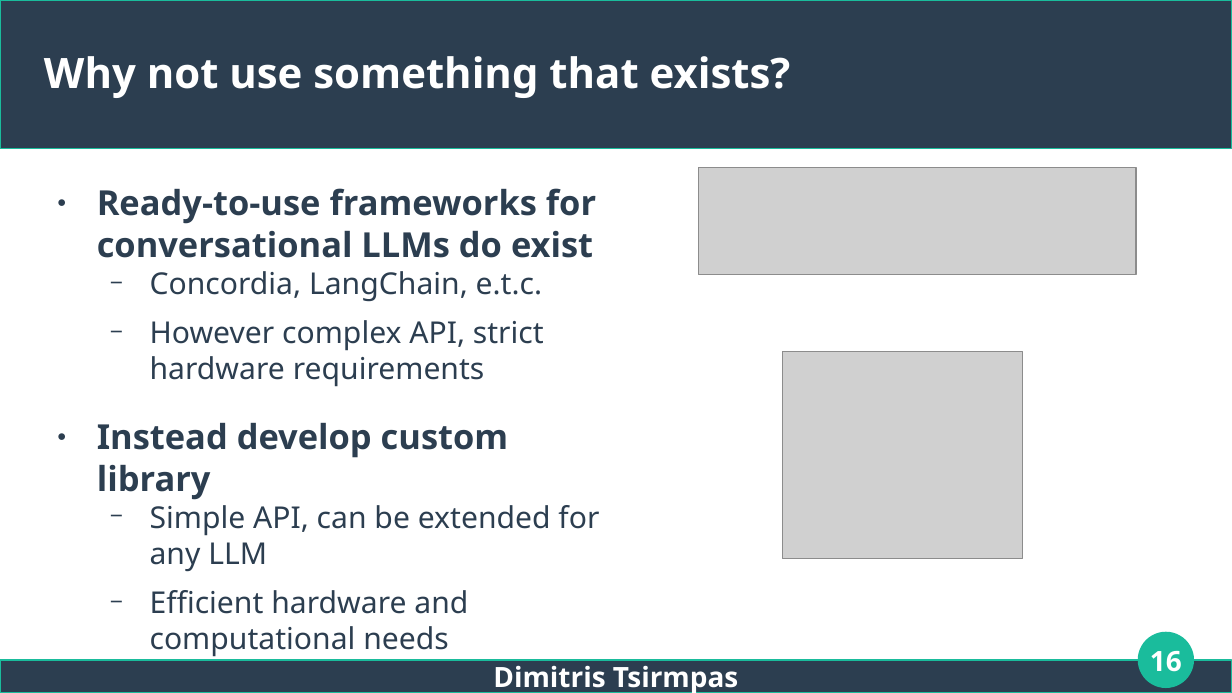
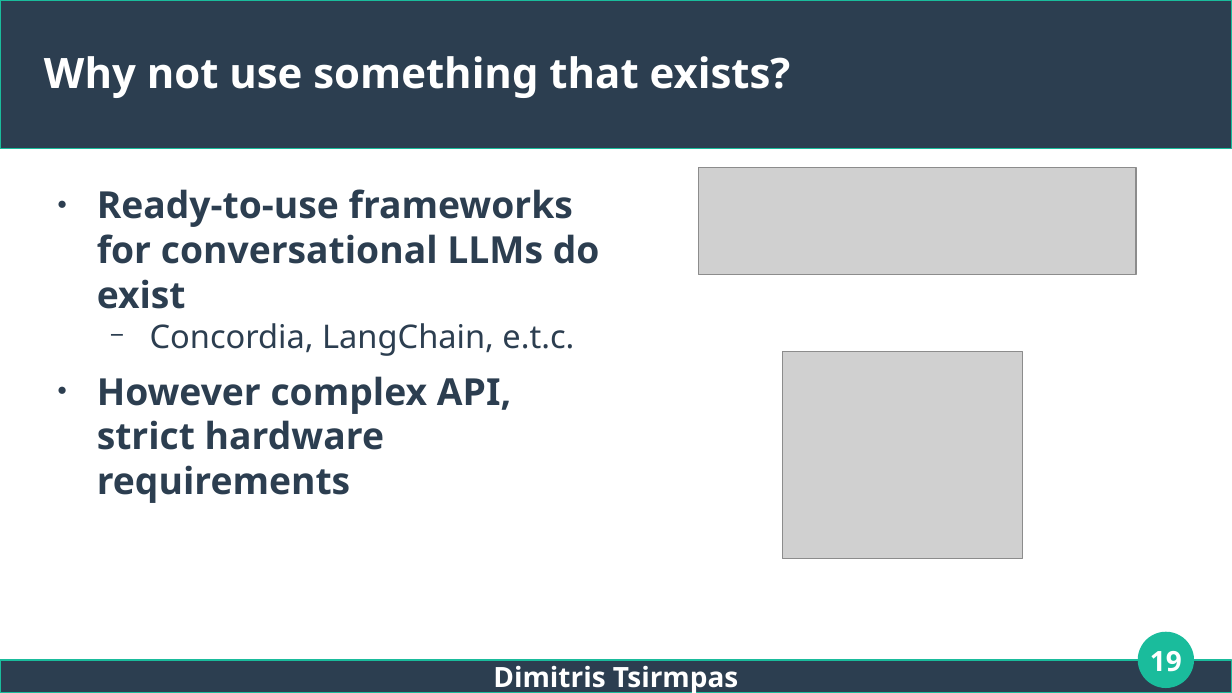
Before and after one commit to dimits-ts/llm_moderation_research, a slide deck: slide 19 of presentations/thesis.odp (slide 16 before the commit). Drawn at 1232x693 pixels with LibreOffice and Linux fonts; fonts in the diff are those of the drawing; grey boxes stand for pictures. Boxes give left, top, right and bottom in pixels: in the first picture for what was removed or moved away, otherwise in the second. Text is boxed around its words. In the diff, an @@ line names an element or a change of style, - is before the commit and + after.

```diff
--- a/presentations/thesis.odp
+++ b/presentations/thesis.odp
@@ text "Ready-to-use frameworks for conversational LLMs ..." at (x1=97, y1=189, x2=600, y2=503): size 22.2 to 24 pt in "Ready-to-use frameworks for conversational LLMs do exist"; size 19.4 to 21 pt in "Concordia, LangChain, e.t.c."; size 19.4 to 24 pt, bold on in "However complex API, strict hardware requirements"; bullet − to ●; list level 2 to 1 in "However complex API, strict hardware ..." @@
@@ text at (x1=97, y1=423, x2=599, y2=657): paragraphs removed @@
-● Instead develop custom library
-  − Simple API, can be extended for any LLM
-  − Efficient hardware and computational needs
@@ page number at (x1=1150, y1=651, x2=1182, y2=672): text changed @@
-16
+19
```
Also in this commit, not shown: 11 other slides changed, 7 slides added.
